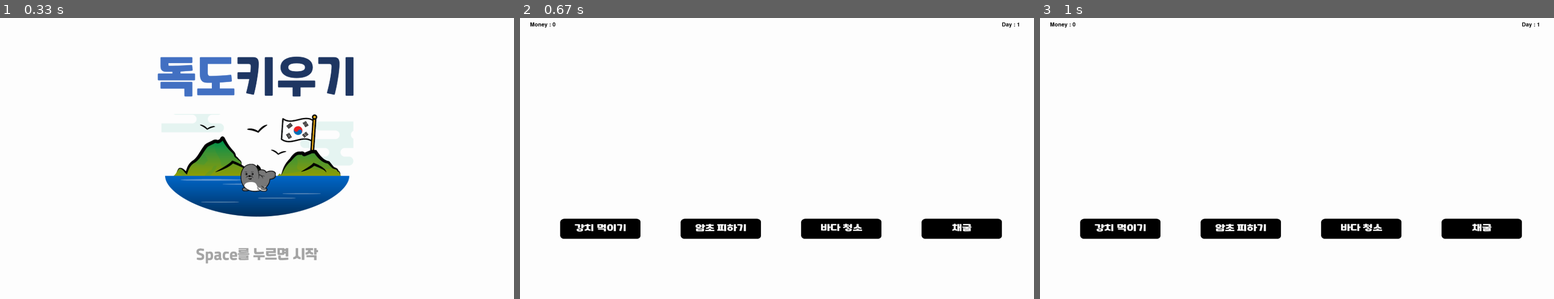
Above: before the commit, frames 1-3 (left to right).
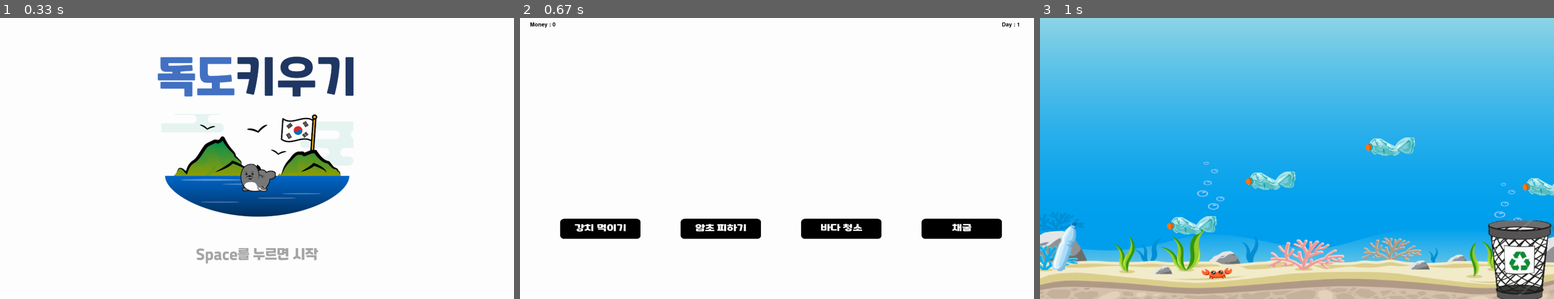
Above: after the commit, the same moments.

Repository: mjsong0712/learn_python
Game: pygame game, started from pygame/Dokdo/Dokdo.py
Two runs of this game, one before a commit and one after it. Both use one fixed random seed, a clock stepped at 60 frames per second and the inputs below.
Inputs (mouse positions are in pixels of both pictures, inside the frame that each line leads up to):
- Up to frame 1 (0.33 s): no input
- Up to frame 2 (0.67 s): tap Space at 0.33 s
- Up to frame 3 (1 s): click (1348, 220) at 0.8 s

Frames 1-2 are identical in both runs. In frame 3, 99% of the frame differs, in the area x 0-100%, y 0-100%.

Commit message:
class 59

Diff:
--- a/pygame/Dokdo/Dokdo.py
+++ b/pygame/Dokdo/Dokdo.py
@@ -38,7 +38,7 @@
 	def __init__(self, screen):
 		self.money = 0
 		self.day = 1
-		self.stage = [1,1,1,1,1]
+		self.stage = [1,1,1,1]
 		self.clock = pygame.time.Clock()
 		self.screen = screen
 
@@ -145,6 +145,9 @@
 		gangchiRect.x = 1280
 		gangchiRect.y = 700
 
+
+
+
 		fishL = []
 
 		for i in range(5):
@@ -158,7 +161,6 @@
 				if event.type == pygame.QUIT:
 					sys.exit()
 				if event.type == pygame.KEYDOWN:
-
 					if event.key == pygame.K_q:
 						return
 
@@ -179,8 +181,11 @@
 
 			self.screen.blit(background, backgroundRect)
 
-
-
+			text=fontSmall.render("Money : "+str(self.money),1,(0,0,0))
+			textpos=text.get_rect()
+			textpos.x = 50
+			textpos.y = 20
+			self.screen.blit(text, textpos)
 
 			i = 0
 			while i < len(fishL):
@@ -200,7 +205,7 @@
 				time.sleep(1)
 				return
 
-
+			self.screen.blit(text,textpos)
 			self.screen.blit(gangchi,gangchiRect)
 
 			pygame.display.update()
@@ -258,6 +263,12 @@
 		boatRect.x = 220
 		boatRect.y = 760
 
+		text=fontSmall.render("Money : "+str(self.money),1,(0,0,0))
+		textpos=text.get_rect()
+		textpos.x = 50
+		textpos.y = 20
+
+
 
 
 		isjumping = False
@@ -297,7 +308,11 @@
 
 			self.screen.blit(sky,skyRect)
 			self.screen.blit(background,backgroundRect)
-
+			text=fontSmall.render("Money : "+str(self.money),1,(0,0,0))
+			textpos=text.get_rect()
+			textpos.x = 50
+			textpos.y = 20
+			self.screen.blit(text, textpos)
 
 			if interval <= time.time()-t:
 				interval = random.uniform(0.5 + (3/(r_n+2)), 1 + (4/(r_n+2)))
@@ -332,10 +347,19 @@
 
 
 	def Mine(self):
-		mineral_info = {'stone':(2,5),
-						'iron':(5,10),
-						'gold':(10,17),
-						'diamond':(20,20)}
+		level = 1
+		if 20 <= self.money and self.money < 40:
+			level = 2
+		if 40 <= self.money and self.money < 60:
+			level = 3
+		if 60 <= self.money and self.money < 80:
+			level = 4
+		if 80 <= self.money:
+			level = 5
+		mineral_info = {'stone':(2,5/level),
+						'iron':(5,10/level),
+						'gold':(10,17/level),
+						'diamond':(20,20/level)}
 		class mineral():
 			def __init__(self,itemname):
 				self.itemname = itemname
@@ -377,12 +401,13 @@
 
 
 # money따라 바뀌는걸로 수정
-		level = self.stage[3]
-		if level > 5:
-			level = 5
+		pxL = [(340,255),(305,293),(202,192),(331,331),(331,331)]
+
+
+
 
 		px = pygame.image.load('./res/Lv'+str(level)+'Px.png')
-		px = pygame.transform.scale(px,(340,255))
+		px = pygame.transform.scale(px,(pxL[level-1][0],pxL[level-1][1]))
 		pxRect = px.get_rect()
 
 
@@ -412,6 +437,11 @@
 			self.screen.blit(I.img,I.imgRect)
 			self.screen.blit(G.img,G.imgRect)
 			self.screen.blit(D.img,D.imgRect)
+			text=fontSmall.render("Money : "+str(self.money),1,(0,0,0))
+			textpos=text.get_rect()
+			textpos.x = 50
+			textpos.y = 20
+			self.screen.blit(text, textpos)
 
 			mspos = pygame.mouse.get_pos()
 			pxRect.x, pxRect.y = mspos[0] - 170, mspos[1] - 127
@@ -440,6 +470,80 @@
 
 
 
+			pygame.display.update()
+
+
+	def clean(self):
+		class Trash():
+			def __init__(self):
+				imgL = ['pet.png','pet2.png','paper.png']
+				self.img = pygame.image.load('./res/'+random.choice(imgL))
+				self.imgRect = self.img.get_rect()
+				self.imgRect.x = random.randint(0,2400)
+				self.imgRect.y = random.randint(0,1200)
+
+			def collide(self,x,y):
+				return self.imgRect.collidepoint(x,y)
+
+
+		background = pygame.image.load('./res/sea_background.png')
+		background = pygame.transform.scale(background,(SCREEN_WIDTH,SCREEN_HEIGHT))
+		backgroundRect = background.get_rect()
+		backgroundRect.x = 0
+		backgroundRect.y = 0
+
+		trashbin = pygame.image.load('./res/trashbin.png')
+		trashbin = pygame.transform.scale(trashbin,(380,436))
+		trashbinRect = trashbin.get_rect()
+		trashbinRect.x = 2200
+		trashbinRect.y = 1000
+
+		trashL = []
+		for i in range(5):
+			trashL.append(Trash())
+
+		n = -1
+		dx, dy = 0,0
+
+		while True:
+			self.clock.tick(100)
+			for event in pygame.event.get():
+				if event.type == pygame.QUIT:
+					sys.exit()
+				if event.type == pygame.KEYDOWN:
+					if event.key == pygame.K_q:
+						return
+				if event.type == pygame.MOUSEBUTTONDOWN:
+					x, y = event.pos
+					for i in range(len(trashL)):
+						if trashL[i].collide(x, y):
+							tx = trashL[i].imgRect.x
+							ty = trashL[i].imgRect.y
+							dx = tx - x
+							dy = ty - y
+							n = i
+							break
+
+
+				if event.type == pygame.MOUSEBUTTONUP and 0 <= n:
+					trashL[n].imgRect.x = tx
+					trashL[n].imgRect.y = ty
+					n = -1
+					# HOMEWORk! 휴지통 위에 있는지 확인
+					# 보스 스테이지(침략) 기획, 사진 따오기
+
+
+
+			if 0 <= n:
+				mspos = pygame.mouse.get_pos()
+				trashL[n].imgRect.x = mspos[0] + dx
+				trashL[n].imgRect.y = mspos[1] + dy
+
+
+			self.screen.blit(background,backgroundRect)
+			self.screen.blit(trashbin,trashbinRect)
+			for i in range(len(trashL)):
+				self.screen.blit(trashL[i].img,trashL[i].imgRect)
 			pygame.display.update()
 
 
@@ -472,12 +576,17 @@
 					if self.reefBtnRect.collidepoint(x, y):
 						self.jumpReef() # 3
 						self.day += 1
-						self.stage[0] += 1
+						self.stage[1] += 1
 
 					if self.mineBtnRect.collidepoint(x, y):
 						self.Mine() # 3
 						self.day += 1
-						self.stage[0] += 1
+						self.stage[2] += 1
+
+					if self.cleanBtnRect.collidepoint(x, y):
+						self.clean()
+						self.day += 1
+						self.stage[3] += 1
 
 
 
Binary file changed: pygame/Dokdo/res/Lv3Px.png
Binary file added: pygame/Dokdo/res/beach.png
Binary file added: pygame/Dokdo/res/paper.png
Binary file added: pygame/Dokdo/res/pet.png
Binary file added: pygame/Dokdo/res/pet2.png
Binary file added: pygame/Dokdo/res/trashbin.png
